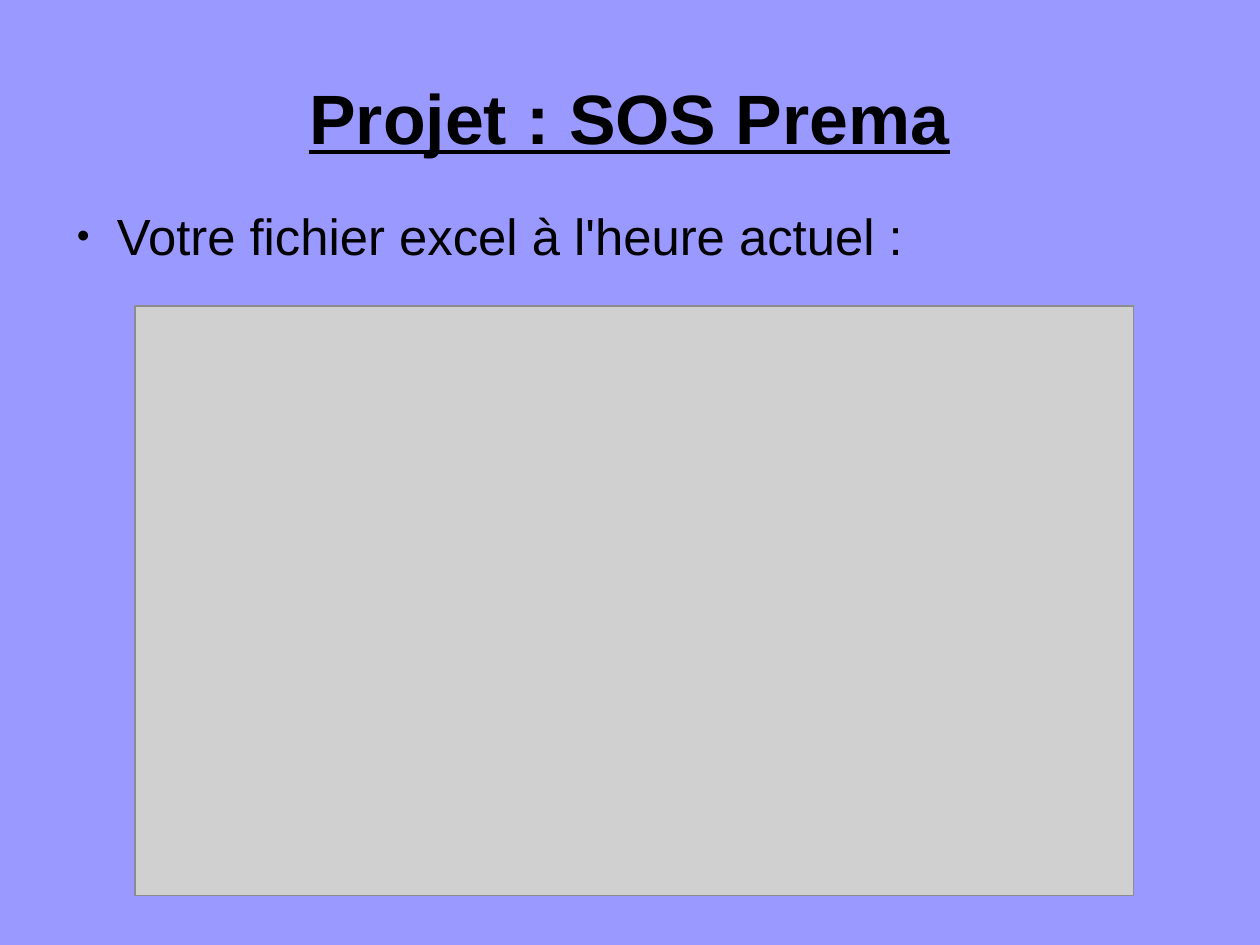
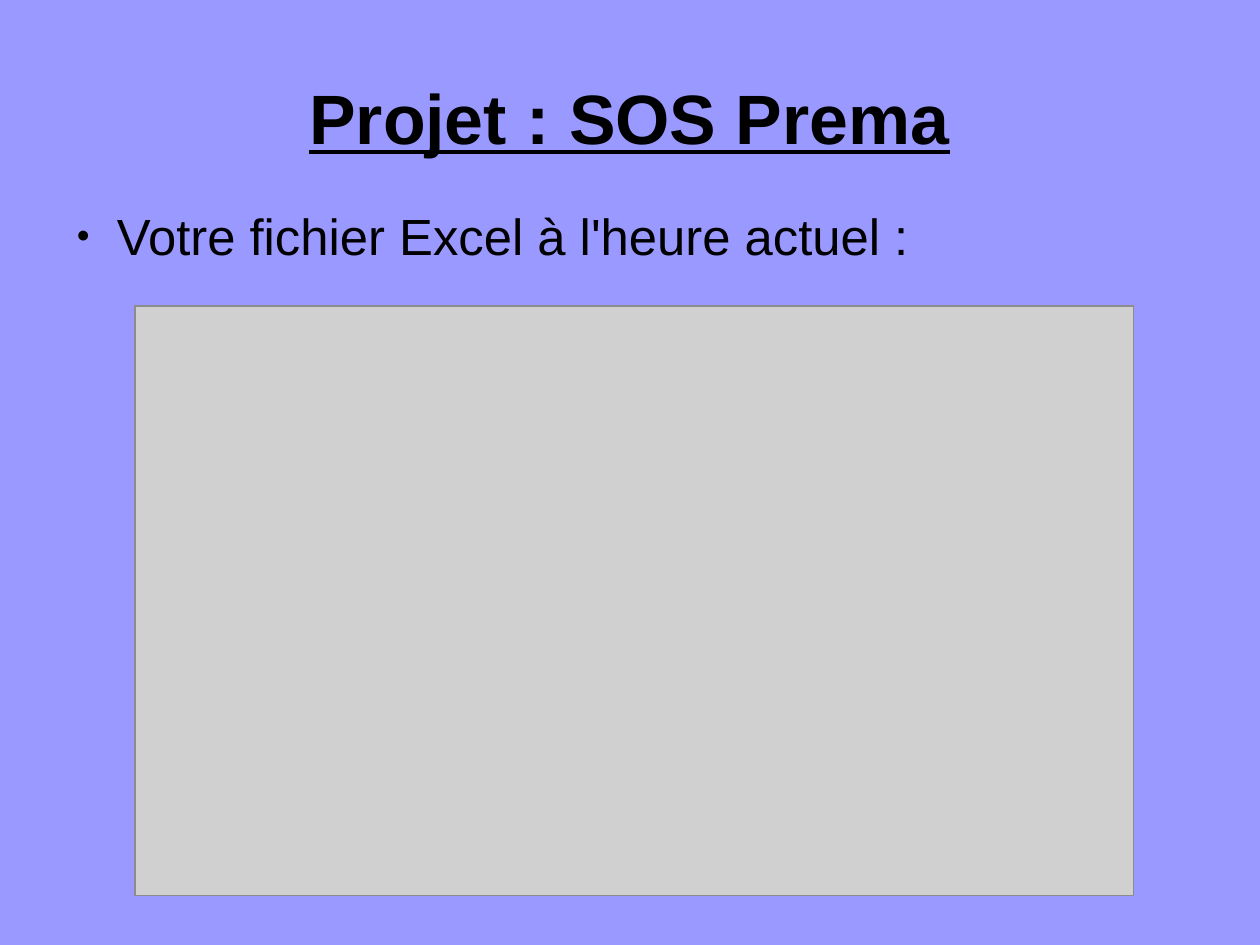
Before and after one commit to hlefe/sosprema, a slide deck: slide 5 of docs/présentation1.odp. Drawn at 1260x945 pixels with LibreOffice and Linux fonts; fonts in the diff are those of the drawing; grey boxes stand for pictures. Boxes give left, top, right and bottom in pixels: in the first picture for what was removed or moved away, otherwise in the second. Text is boxed around its words. In the diff, an @@ line names an element or a change of style, - is before the commit and + after.

```diff
--- a/docs/présentation1.odp
+++ b/docs/présentation1.odp
@@ text at box(117, 217, 880, 256): text changed @@
-● Votre fichier excel à l'heure actuel :
+● Votre fichier Excel à l'heure actuel :
```
Also in this commit, not shown: 5 other slides changed.
